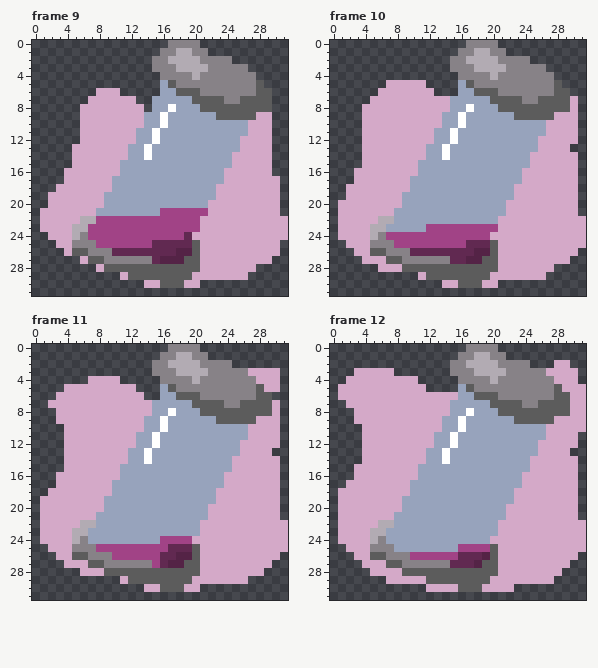
Two states of a pixel-art file, assets/apples/juicev2.aseprite. Above, as it was before the edit.
32x32 pixels, 15 frames. Shown: frame 9, frame 10, frame 11, frame 12. The commit also changed other frames, which this record leaves out.
After the commit:
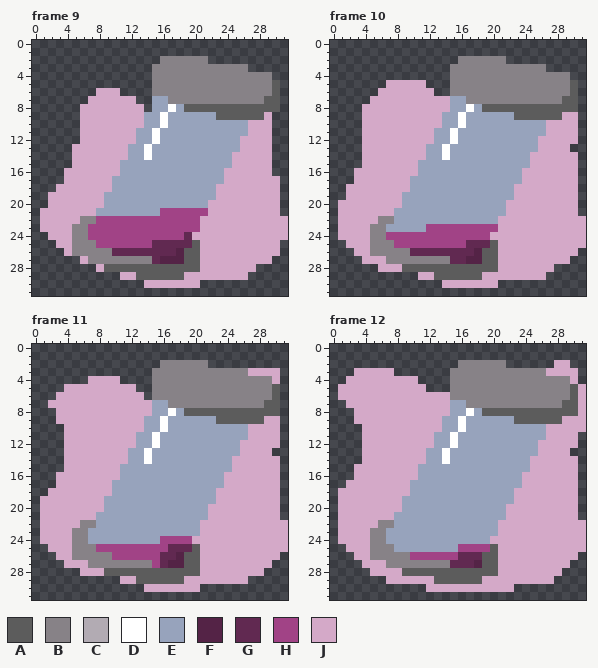
Palette (. is transparent): A #5c5c5c  B #878287  C #b2abb3  D #ffffff  E #97a3bc  F #542346  G #612951  H #a14386  J #d4a9c8
Difference:
--- frame 9, layers "juice", "recipent"
@@ x 13..31 @@
- 0 ....BBBB...........
- 1 ...BBCCBB..........
- 2 ..BBCCCCBBBB.......
- 3 ..BBBCCCCBBBBB.....
- 4 ...BBBBCBBBBBBB....
- 5 ...EABBBBBBBBBBA...
- 6 ...EEAAABBBBBBBAA..
- 7 ..EEEEEAAAABBAAAA..
- 8 J.EEDEEEAAAAAAAAA..
- 9 JEEDEEEEEEAAAAAJJ..
+ 0 ...................
+ 1 ...................
+ 2 ...BBBBBB..........
+ 3 ..BBBBBBBBBBBB.....
+ 4 ..BBBBBBBBBBBBBBB..
+ 5 ..BBBBBBBBBBBBBBBA.
+ 6 ..BBBBBBBBBBBBBBBA.
+ 7 ..EEBBBBBBBBBBBBAA.
+ 8 J.EEDEAAAAAAAAAAAA.
+ 9 JEEDEEEEEEAAAAAAJ..
 10 JEEDEEEEEEEEEEJJJ..
@@ x 3..21 @@
 21 JJJJJEEEEEEEEHHHHHH
-22 JJJCCHHHHHHHHHHHHHJ
-23 JJCCHHHHHHHHHHHHHHJ
-24 JJCBHHHHHHHHHHHHGJJ
+22 JJJBBHHHHHHHHHHHHHJ
+23 JJBBHHHHHHHHHHHHHHJ
+24 JJBBHHHHHHHHHHHHGJJ
 25 JJBBBHHHHHHHGGGGGAJ
-26 .JAABBBGGGGGGGGFFAJ
-27 ...JAABBBBBBGFFFAAJ
+26 .JBBBBBGGGGGGGGFAAJ
+27 ...JBBBBBBBBGFFFAAJ
 28 .....JAAAAAAAAAAAAJ
-29 ........JAAAAAAAAJJ
-30 ...........JJAAAJJ.
+29 ........JJAAAAAAJJJ
+30 ...........JJJJJJJ.
 31 ...................
--- frame 10, layers "juice", "recipent"
@@ x 13..31 @@
- 0 ....BBBB...........
- 1 ...BBCCBB..........
- 2 ..BBCCCCBBBB.......
- 3 ..BBBCCCCBBBBB.....
- 4 ...BBBBCBBBBBBB....
- 5 ...EABBBBBBBBBBA...
- 6 ...EEAAABBBBBBBAA..
- 7 JJEEEEEAAAABBAAAAJ.
- 8 JJEEDEEEAAAAAAAAAJ.
- 9 JEEDEEEEEEAAAAAJJJ.
+ 0 ...................
+ 1 ...................
+ 2 ...BBBBBB..........
+ 3 ..BBBBBBBBBBBB.....
+ 4 ..BBBBBBBBBBBBBBB..
+ 5 ..BBBBBBBBBBBBBBBA.
+ 6 ..BBBBBBBBBBBBBBBA.
+ 7 JJEEBBBBBBBBBBBBAA.
+ 8 JJEEDEAAAAAAAAAAAA.
+ 9 JEEDEEEEEEAAAAAAJJ.
 10 JEEDEEEEEEEEEEJJJJ.
@@ x 3..21 @@
 21 JJJJJEEEEEEEEEEEEEE
-22 JJJCCEEEEEEEEEEEEEJ
-23 JJCCEEEEEHHHHHHHHHJ
-24 JJCBHHHHHHHHHHHHHJJ
+22 JJJBBEEEEEEEEEEEEEJ
+23 JJBBEEEEEHHHHHHHHHJ
+24 JJBBHHHHHHHHHHHHHJJ
 25 JJBBBHHHHHHHHHGGGAJ
-26 JJAABBBGGGGGGGGFFAJ
-27 .JJJAABBBBBBGGFFAAJ
+26 JJBBBBBGGGGGGGGFAAJ
+27 .JJJBBBBBBBBGGFFAAJ
 28 ...JJJAAAAAAAAAAAAJ
-29 ........JAAAAAAAAJJ
-30 ...........JJAAAJJ.
+29 ........JJAAAAAAJJJ
+30 ...........JJJJJJJ.
 31 ...................
--- frame 11, layers "juice", "recipent"
@@ x 13..31 @@
- 0 ....BBBB...........
- 1 ...BBCCBB..........
- 2 ..BBCCCCBBBB.......
- 3 ..BBBCCCCBBBBBJJJJ.
- 4 ...BBBBCBBBBBBBJJJ.
- 5 ...EABBBBBBBBBBAJJ.
- 6 J..EEAAABBBBBBBAA..
- 7 JJEEEEEAAAABBAAAAJ.
- 8 JJEEDEEEAAAAAAAAAJ.
- 9 JEEDEEEEEEAAAAAJJJ.
+ 0 ...................
+ 1 ...................
+ 2 ...BBBBBB..........
+ 3 ..BBBBBBBBBBBBJJJJ.
+ 4 ..BBBBBBBBBBBBBBBJ.
+ 5 ..BBBBBBBBBBBBBBBA.
+ 6 J.BBBBBBBBBBBBBBBA.
+ 7 JJEEBBBBBBBBBBBBAA.
+ 8 JJEEDEAAAAAAAAAAAA.
+ 9 JEEDEEEEEEAAAAAAJJ.
 10 JEEDEEEEEEEEEEJJJJ.
@@ x 3..21 @@
 21 JJJJJEEEEEEEEEEEEEE
-22 JJJCCEEEEEEEEEEEEEJ
-23 JJCCEEEEEEEEEEEEEEJ
-24 JJCBEEEEEEEEEHHHHJJ
+22 JJJBBEEEEEEEEEEEEEJ
+23 JJBBEEEEEEEEEEEEEEJ
+24 JJBBEEEEEEEEEHHHHJJ
 25 JJBBBHHHHHHHHHGGGAJ
-26 JJAABBBHHHHHHGGFFAJ
-27 .JJJAABBBBBBHGFFAAJ
+26 JJBBBBBHHHHHHGGFAAJ
+27 .JJJBBBBBBBBHGFFAAJ
 28 ...JJJAAAAAAAAAAAAJ
-29 ........JAAAAAAAAJJ
-30 ...........JJAAAJJ.
+29 ........JJAAAAAAJJJ
+30 ...........JJJJJJJ.
 31 ...................
--- frame 12, layers "juice", "recipent"
@@ x 13..31 @@
- 0 ....BBBB...........
- 1 ...BBCCBB..........
- 2 ..BBCCCCBBBB...JJ..
- 3 ..BBBCCCCBBBBBJJJJ.
- 4 ...BBBBCBBBBBBBJJJ.
- 5 ...EABBBBBBBBBBAJJJ
- 6 JJJEEAAABBBBBBBAAJJ
- 7 JJEEEEEAAAABBAAAAJJ
- 8 JJEEDEEEAAAAAAAAAJJ
- 9 JEEDEEEEEEAAAAAJJJJ
+ 0 ...................
+ 1 ...................
+ 2 ...BBBBBB......JJ..
+ 3 ..BBBBBBBBBBBBJJJJ.
+ 4 ..BBBBBBBBBBBBBBBJ.
+ 5 ..BBBBBBBBBBBBBBBAJ
+ 6 JJBBBBBBBBBBBBBBBAJ
+ 7 JJEEBBBBBBBBBBBBAAJ
+ 8 JJEEDEAAAAAAAAAAAAJ
+ 9 JEEDEEEEEEAAAAAAJJJ
 10 JEEDEEEEEEEEEEJJJJJ
@@ x 3..21 @@
 21 JJJJJEEEEEEEEEEEEEE
-22 JJJCCEEEEEEEEEEEEEJ
-23 JJCCEEEEEEEEEEEEEEJ
-24 JJCBEEEEEEEEEEEEEJJ
+22 JJJBBEEEEEEEEEEEEEJ
+23 JJBBEEEEEEEEEEEEEEJ
+24 JJBBEEEEEEEEEEEEEJJ
 25 JJBBBEEEEEEEEHHHHAJ
-26 JJAABBBHHHHHHGGGFAJ
-27 .JJJAABBBBBBGGGFAAJ
+26 JJBBBBBHHHHHHGGGAAJ
+27 .JJJBBBBBBBBGGGFAAJ
 28 ..JJJJAAAAAAAAAAAAJ
-29 ....JJJJJAAAAAAAAJJ
-30 .........JJJJAAAJJJ
+29 ....JJJJJJAAAAAAJJJ
+30 .........JJJJJJJJJJ
 31 ...................
